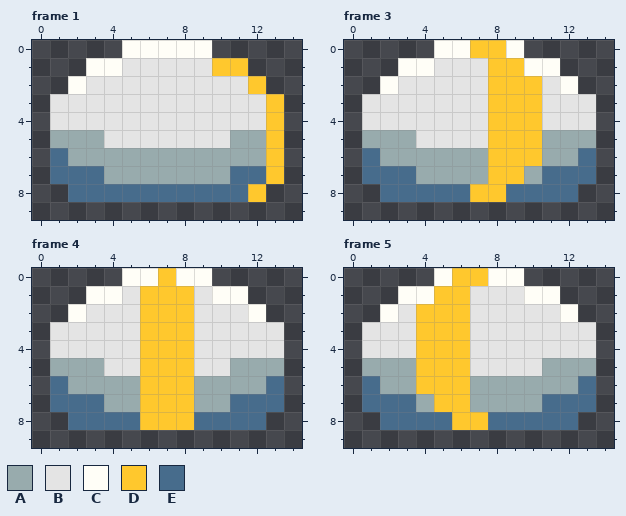
Pixel-art file -- resources/disc.aseprite. The picture above is the old version.
15x10 pixels, 7 frames. Shown: frame 1, frame 3, frame 4, frame 5. The commit also changed other frames, which this record leaves out.
Visible layers, top first: "Layer 1", "Layer".
Palette (. is transparent): A #98abad  B #e4e4e4  C #fffef7  D #ffc82d  E #476c8c
Pixels before, frame 1, first column x 1:
0 ....CCCCC....
1 ..CCBBBBBDD..
2 .CBBBBBBBBBD.
3 BBBBBBBBBBBBD
4 BBBBBBBBBBBBD
5 AAABBBBBBBAAD
6 EAAAAAAAAAAAD
7 EEEAAAAAAAEED
8 .EEEEEEEEEED.
Pixels before, frame 3, first column x 1:
0 ....CCDDC....
1 ..CCBBBDDCC..
2 .CBBBBBDDDBC.
3 BBBBBBBDDDBBB
4 BBBBBBBDDDBBB
5 AAABBBBDDDAAA
6 EAAAAAADDDAAE
7 EEEAAAADDAEEE
8 .EEEEEDDEEEE.
Pixels before, frame 4, first column x 1:
0 ....CCDCC....
1 ..CCBDDDBCC..
2 .CBBBDDDBBBC.
3 BBBBBDDDBBBBB
4 BBBBBDDDBBBBB
5 AAABBDDDBBAAA
6 EAAAADDDAAAAE
7 EEEAADDDAAEEE
8 .EEEEDDDEEEE.
Pixels before, frame 5, first column x 1:
0 ....CDDCC....
1 ..CCDDBBBCC..
2 .CBDDDBBBBBC.
3 BBBDDDBBBBBBB
4 BBBDDDBBBBBBB
5 AAADDDBBBBAAA
6 EAADDDAAAAAAE
7 EEEADDAAAAEEE
8 .EEEEDDEEEEE.
Once edited:
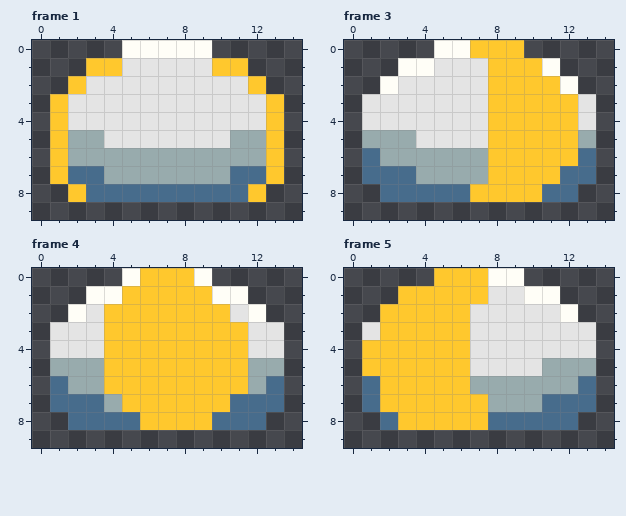
Commit: Shorter animation, with trail
Diff:
Frame 1, layer "Layer 1":
y 1: x 3..4 CC -> DD
y 2: x 2 C -> D
y 3..4: x 1 B -> D
y 5: x 1 A -> D
y 6..7: x 1 E -> D
y 8: x 2 E -> D
Frame 3, layer "Layer 1":
y 0: x 9 C -> D
y 1: x 10 C -> D
y 2: x 11 B -> D
y 3..4: x 11..12 BB -> DD
y 5..6: x 11..12 AA -> DD
y 7: x 10..11 AE -> DD
y 8: x 9..10 EE -> DD
Frame 4, layer "Layer 1":
y 0: x 6 C -> D; x 8 C -> D
y 1: x 5 B -> D; x 9 B -> D
y 2: x 4..5 BB -> DD; x 9..10 BB -> DD
y 3..4: x 4..5 BB -> DD; x 9..11 BBB -> DDD
y 5: x 4..5 BB -> DD; x 9..11 BBA -> DDD
y 6: x 4..5 AA -> DD; x 9..11 AAA -> DDD
y 7: x 5 A -> D; x 9..10 AA -> DD
y 8: x 9 E -> D
Frame 5, layer "Layer 1":
y 0: x 5 C -> D
y 1: x 3..4 CC -> DD; x 7 B -> D
y 2: x 2..3 CB -> DD
y 3: x 2..3 BB -> DD
y 4: x 1..3 BBB -> DDD
y 5: x 1..3 AAA -> DDD
y 6: x 2..3 AA -> DD
y 7: x 2..4 EEA -> DDD; x 7 A -> D
y 8: x 3..5 EEE -> DDD
Changed places in both pictures, as pixel boxes (x1, y1, x2, y2):
changed: (50, 58, 122, 202)
changed: (506, 40, 578, 202)
changed: (104, 268, 248, 430)
changed: (362, 268, 488, 430)
